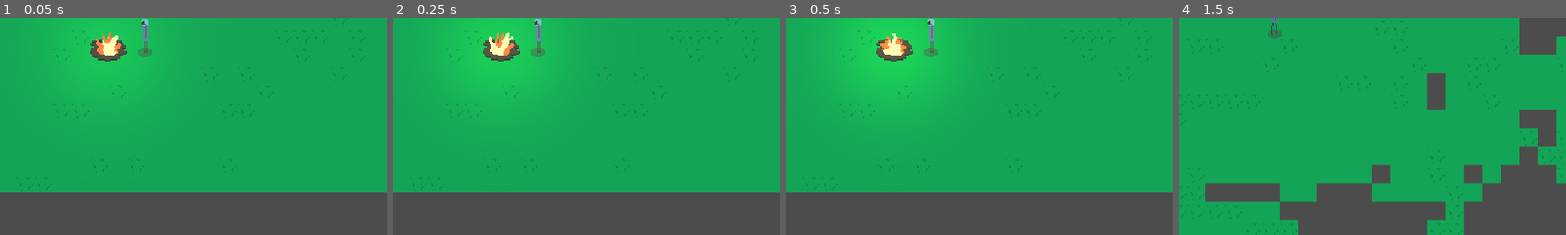
Above: before the commit, frames 1-4 (left to right).
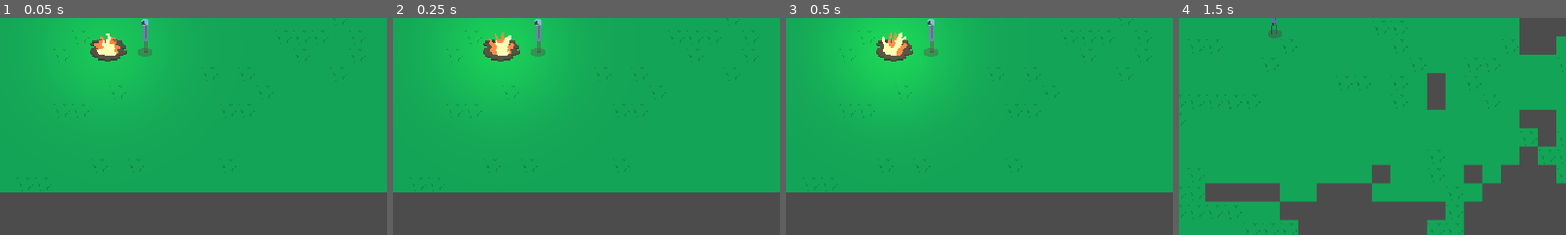
Above: after the commit, the same moments.

Repository: Lucas-Campos-Davis/CDGame
Game: Godot game, scene res://Scenes/menu.tscn
The game is run twice, just before and just after one commit, with the same random seed, the same clock (stepped at 60 frames per second) and the same inputs.
Inputs:
- Up to frame 1 (0.05 s): no input
- Up to frame 2 (0.25 s): no input
- Up to frame 3 (0.5 s): no input
- Up to frame 4 (1.5 s): click "Play" at 0.5 s; tap Enter at 1.25 s; hold D (right) from 1.28 s (still down)
The pictures show only the part of the screen within x 38-88%, y 50-100%; the shares and areas given below are measured in that part.

The runs differ from the first frame. In frame 1, 0.2% of the frame differs, in the area x 24-32%, y 6-18%; in frame 2, 0.2%; in frame 3, 0.3%; in frame 4, nothing differs.

Commit message:
cleaned up the bullet code a bit

Diff:
--- a/rogue/Scenes/KinematicBody2D.gd
+++ b/rogue/Scenes/KinematicBody2D.gd
@@ -11,7 +11,7 @@
 func _physics_process(delta):
 	var collision = move_and_collide(velocity * delta)
 	if collision:
-		get_parent().get_node(collision.collider.name).hurt(1)
+		collision.collider.hurt(1)
 		queue_free()
 
 func _on_VisibilityNotifier2D_screen_exited():
--- a/rogue/Scenes/menu.tscn
+++ b/rogue/Scenes/menu.tscn
@@ -312,5 +312,4 @@
 position = Vector2( -16, 0 )
 z_index = 2
 frames = SubResource( 9 )
-frame = 1
 playing = true
Not shown: 4 places in rogue/Scenes/testingGround.tscn that only renumber resources
